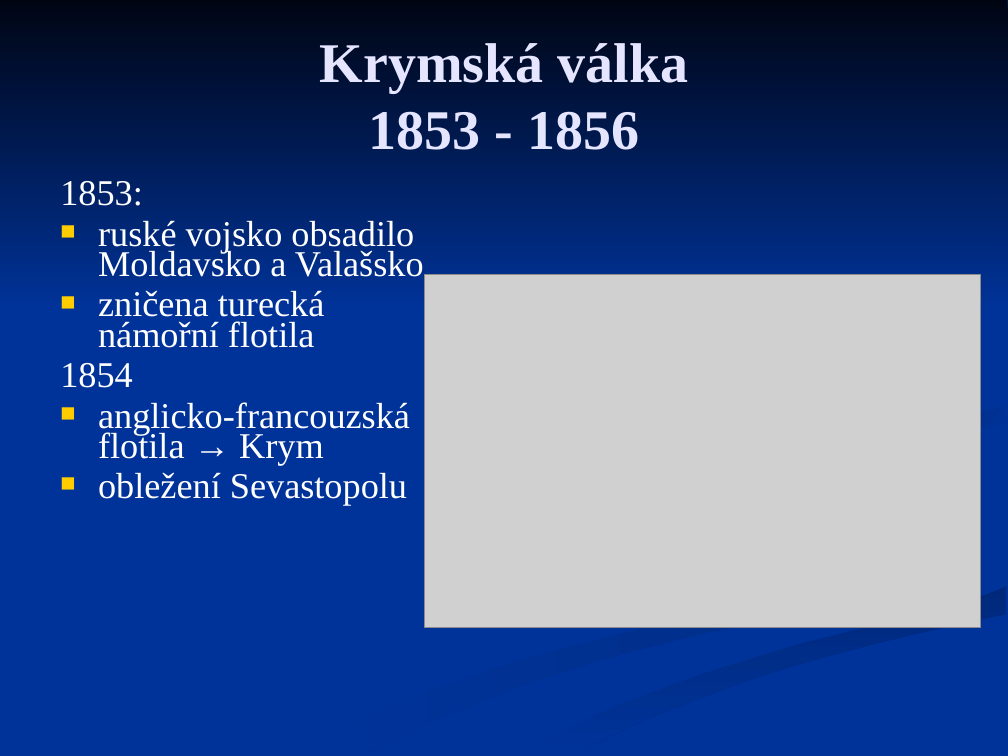
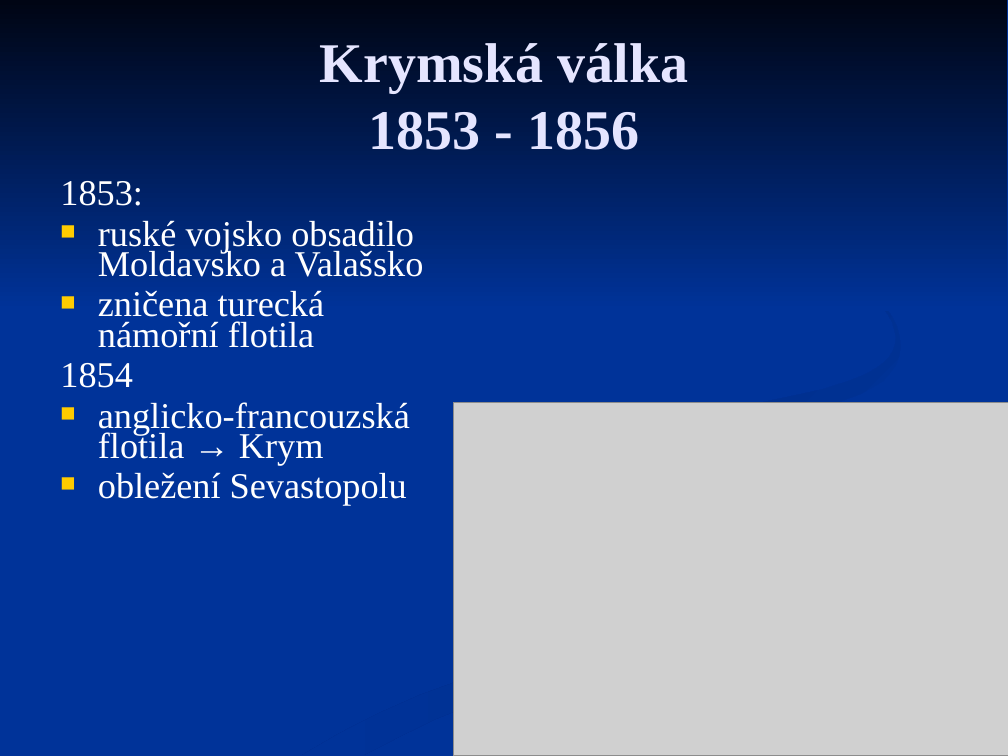
Before and after one commit to JiriKalvoda/zapisky, a slide deck: slide 3 of d/15-Rusko.ppt. Drawn at 1008x756 pixels with LibreOffice and Linux fonts; fonts in the diff are those of the drawing; grey boxes stand for pictures. Boxes give left, top, right and bottom in pixels: in the first picture for what was removed or moved away, otherwise in the second. Text is boxed around its words. In the diff, an @@ line names an element or a change of style, - is before the commit and + after.

```diff
--- a/d/15-Rusko.ppt
+++ b/d/15-Rusko.ppt
@@ text "1853:" at [60, 181, 424, 505]: indent changed @@
@@ picture: place and size @@
-picture at [424, 275, 980, 628]
+picture at [454, 402, 1008, 755]
@@ freeform shape removed at [787, 405, 1006, 500] @@
@@ outline redrawn in 5 elements at [302, 463, 806, 755], [481, 390, 1007, 755], [582, 235, 901, 504], [0, 0, 1007, 310], [507, 586, 1005, 755] @@
```
Also in this commit, not shown: 10 other slides changed.
